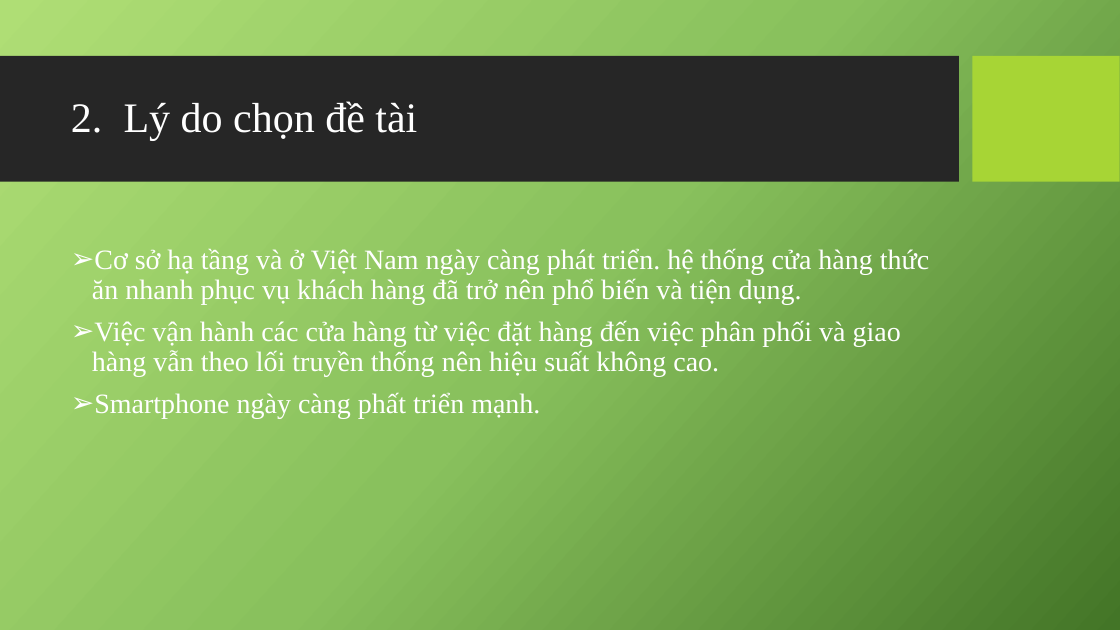
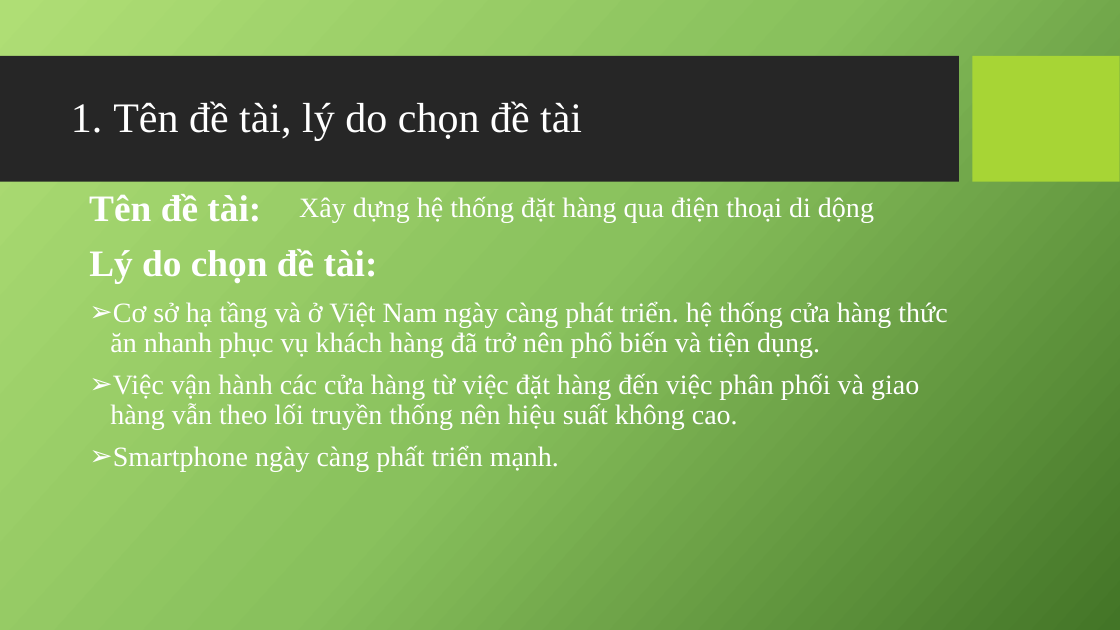
Before and after one commit to mrbadao/ordersys, a slide deck: slide 3 of 04_Documents/10520490_Khoa_Luan_Tot_Nghiep.pptx (slide 4 before the commit). Drawn at 1120x630 pixels with LibreOffice and Linux fonts; fonts in the diff are those of the drawing; background and template pictures are left out. Boxes give left, top, right and bottom in pixels: in the first picture for what was removed or moved away, otherwise in the second. Text is boxed around its words. In the diff, an @@ line names an element or a change of style, - is before the commit and + after.

```diff
--- a/04_Documents/10520490_Khoa_Luan_Tot_Nghiep.pptx
+++ b/04_Documents/10520490_Khoa_Luan_Tot_Nghiep.pptx
@@ title at [113,101,582,140]: text changed @@
-2. Lý do chọn đề tài
+1. Tên đề tài, lý do chọn đề tài
@@ text added at [89,194,261,222], 32 pt, text #FFFFFF, bold @@
+Tên đề tài:
@@ text added at [299,196,874,223], 24 pt, text #FFFFFF @@
+Xây dựng hệ thống đặt hàng qua điện thoại di dộng
@@ text added at [89,249,378,284], 32 pt, text #FFFFFF, bold @@
+Lý do chọn đề tài:
@@ text "Cơ sở hạ tầng và ...": place and size @@
-text "Cơ sở hạ tầng và ..." at [92,248,929,419]
+text "Cơ sở hạ tầng và ..." at [110,301,947,472]
```
Also in this commit, not shown: 18 other slides changed, 2 slides added, 19 slides removed.
